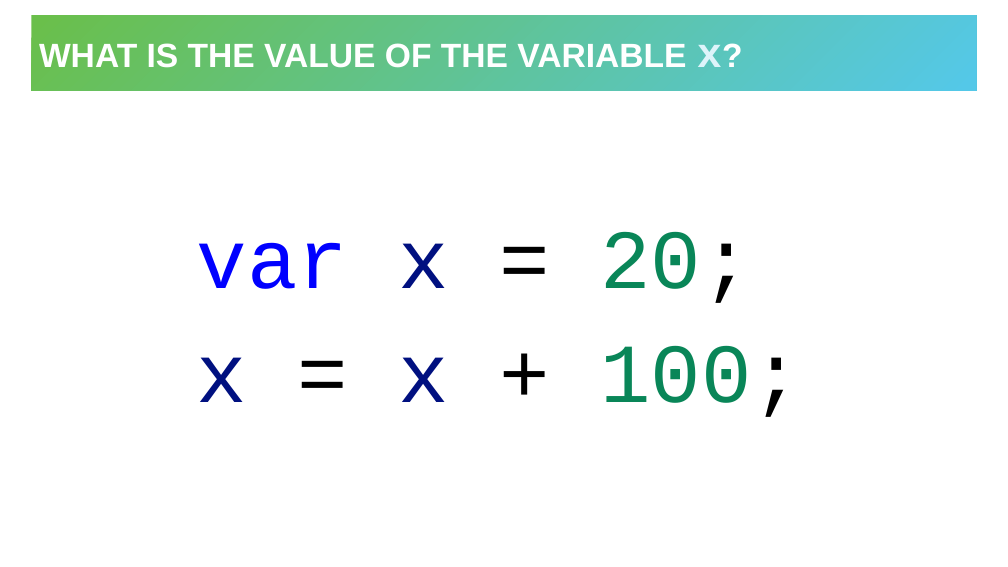
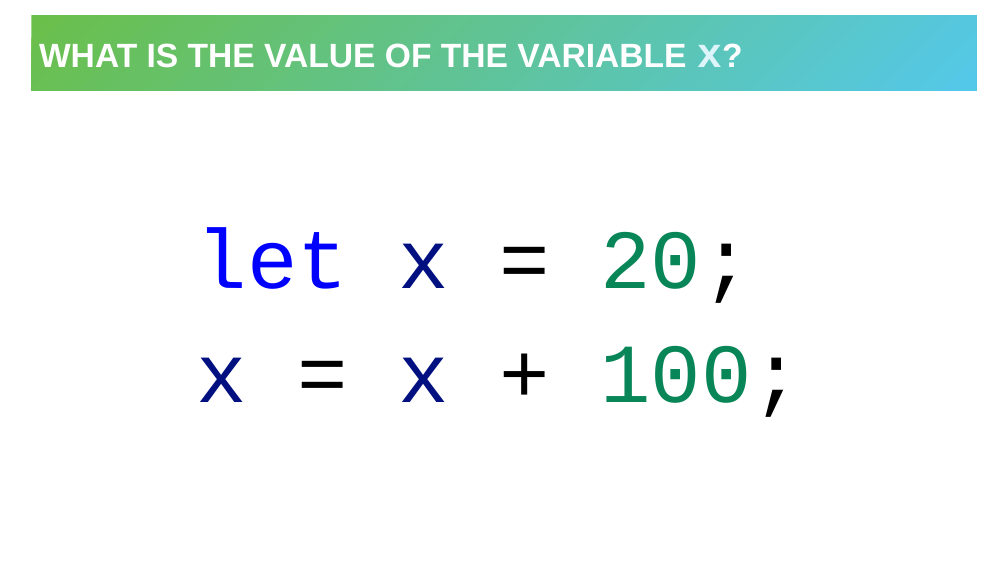
Before and after one commit to hytechclub/web-102, a slide deck: slide 14 of Week03/Review.pptx. Drawn at 1008x567 pixels with LibreOffice and Linux fonts; fonts in the diff are those of the drawing. Boxes give left, top, right and bottom in pixels: in the first picture for what was removed or moved away, otherwise in the second. Text is boxed around its words. In the diff, an @@ line names an element or a change of style, - is before the commit and + after.

```diff
--- a/Week03/Review.pptx
+++ b/Week03/Review.pptx
@@ text at (197, 228, 751, 303): text changed @@
-var x = 20;
+let x = 20;
```
Also in this commit, not shown: 2 other slides changed, 17 other files.
